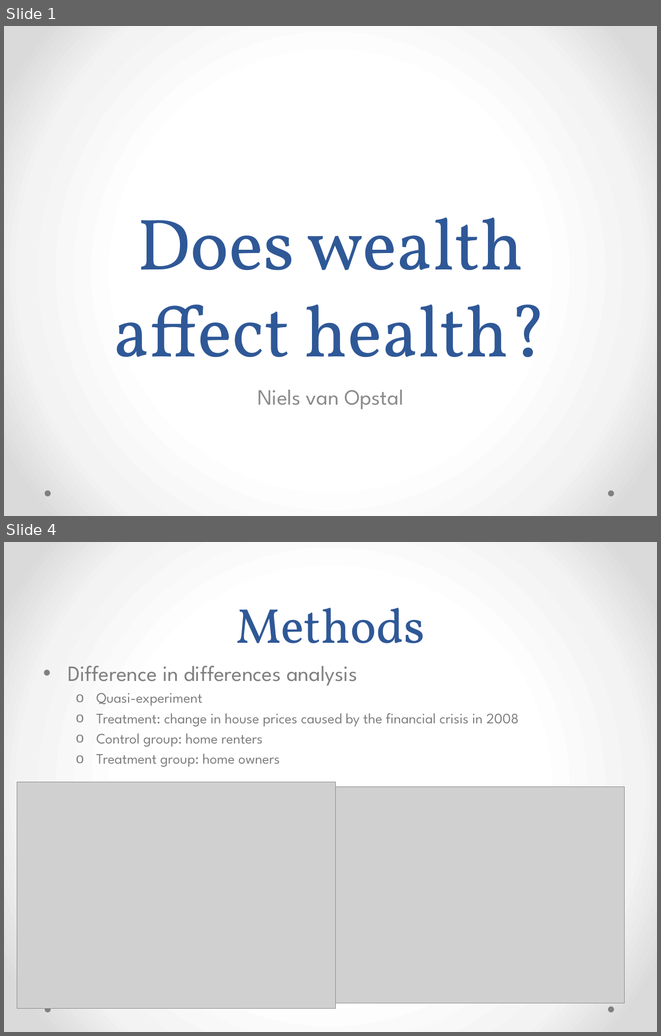
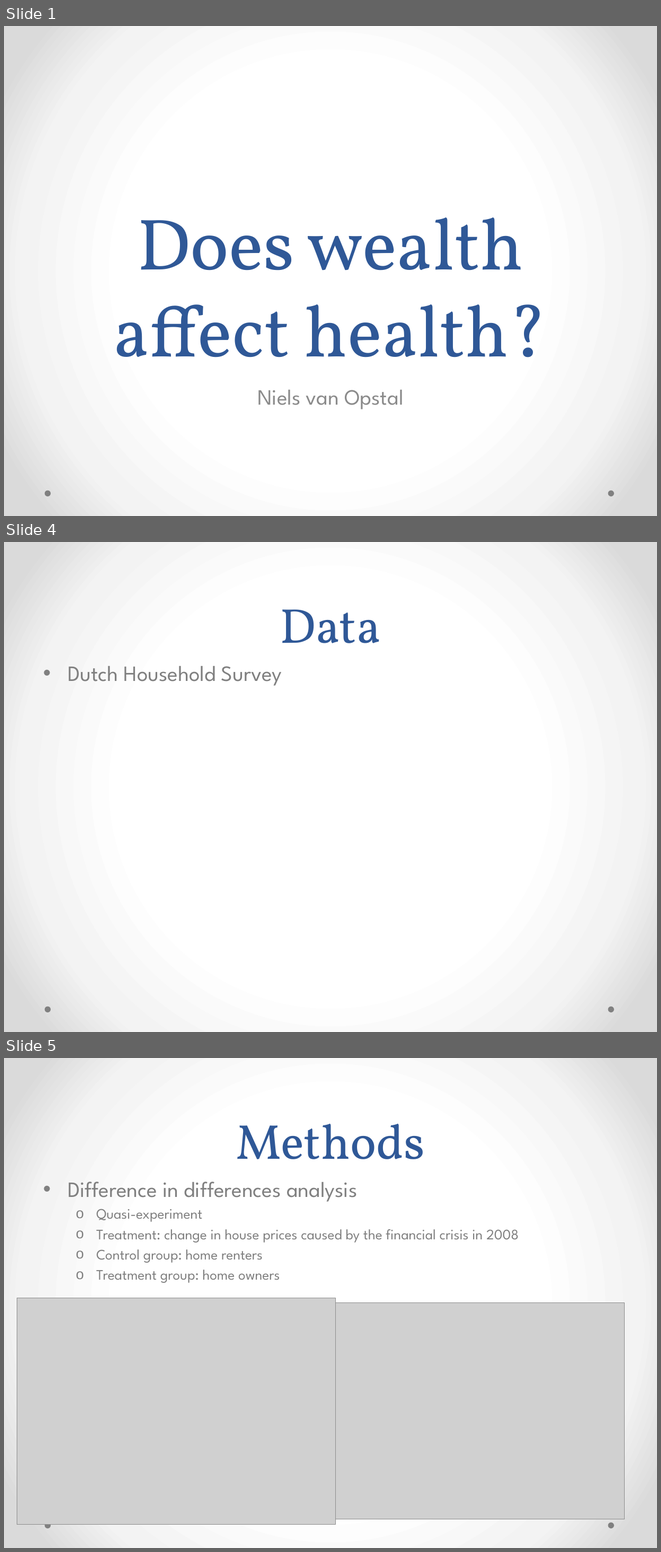
Before and after one commit to NielsvanOpstal/wealthy-healthy, a slide deck: presentation/presentatie.pptx. Shown one above the other, each under a label of ours: slides 1 and 4 before the commit, slides 1, 4 and 5 after it; the slides between them are not shown. The pictures are 661x1036 and 661x1552 pixels, drawn with LibreOffice and Linux fonts; fonts in the diff are those of the drawing; grey boxes stand for pictures. Boxes give left, top, right and bottom in pixels: in the first picture for what was removed or moved away, otherwise in the second. Text is boxed around its words. In the diff, an @@ line names an element or a change of style, - is before the commit and + after.

```diff
--- a/presentation/presentatie.pptx
+++ b/presentation/presentatie.pptx
@@ slide 4 added at [4, 542, 657, 1032], background gradient #FFFFFF to #F4F4F4 to #DADADA; not listed: 2 template elements that a slide beside it also shows @@
@@ title added at [280, 609, 381, 643], 54 pt, text #2F5897 @@
+Data
@@ text added at [68, 666, 282, 686], 24 pt, text #808080 @@
+• Dutch Household Survey
@@ what was slide 4 is now slide 5 @@
```
Also in this commit, not shown: 2 slides changed.
